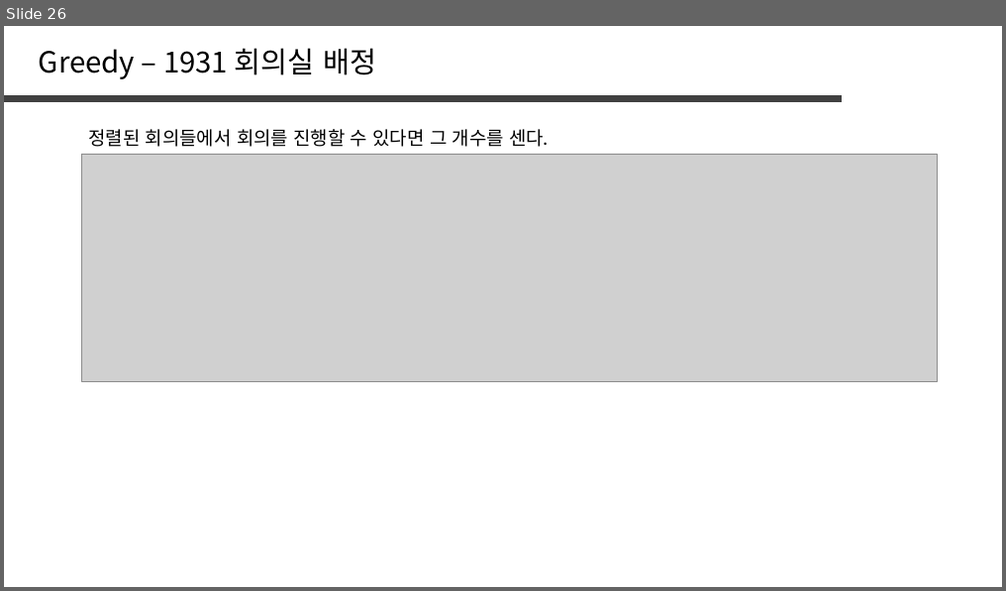
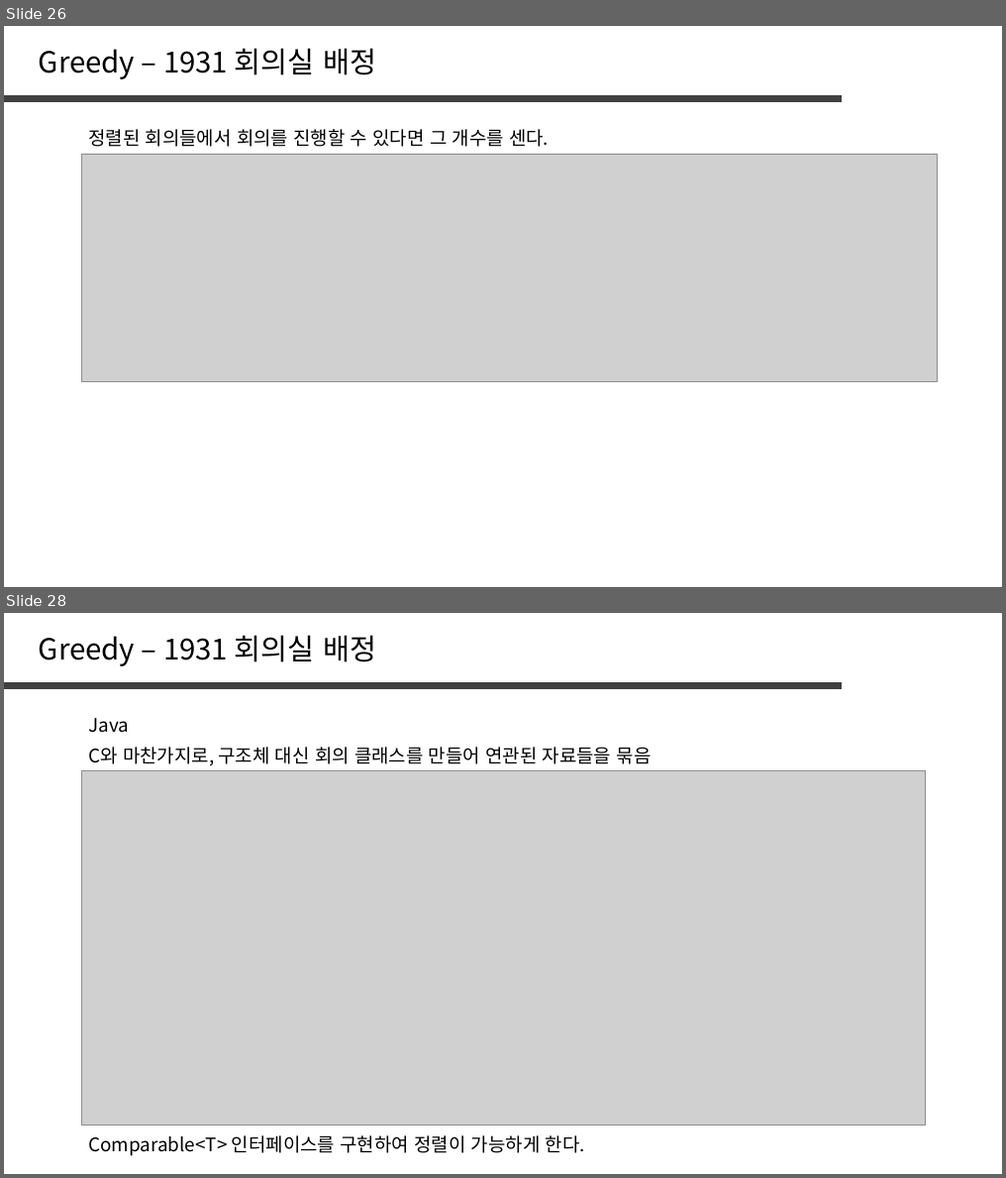
Before and after one commit to jaehoo1/PS-study, a slide deck: study/6_Greedy.pptx. Shown one above the other, each under a label of ours: slide 26 before the commit, slides 26 and 28 after it; the slides between them are not shown. The pictures are 1006x591 and 1006x1178 pixels, drawn with LibreOffice and Linux fonts; fonts in the diff are those of the drawing; grey boxes stand for pictures. Boxes give left, top, right and bottom in pixels: in the first picture for what was removed or moved away, otherwise in the second. Text is boxed around its words. In the diff, an @@ line names an element or a change of style, - is before the commit and + after.

```diff
--- a/study/6_Greedy.pptx
+++ b/study/6_Greedy.pptx
@@ slide 28 added at [4, 613, 1002, 1174], background #FFFFFF @@
@@ text added at [39, 635, 376, 666], 28 pt, text #000000 @@
+Greedy – 1931 회의실 배정
@@ line added from (4, 685) to (843, 685), #404040 6 pt @@
@@ text added at [88, 718, 129, 733], 18 pt, text #000000 @@
+Java
@@ text added at [88, 747, 651, 766], 18 pt, text #000000 @@
+C와 마찬가지로, 구조체 대신 회의 클래스를 만들어 연관된 자료들을 묶음
@@ picture added at [81, 771, 926, 1126] @@
@@ text added at [88, 1136, 585, 1157], 18 pt, text #000000 @@
+Comparable<T> 인터페이스를 구현하여 정렬이 가능하게 한다.
```
Also in this commit, not shown: 3 slides changed, 2 other slides added.
